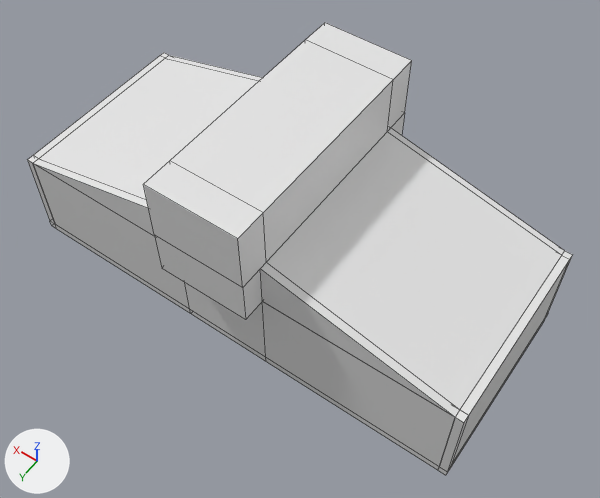
The Blender file Assets/Models/house.blend: old version first, new version second.
One viewpoint serves both versions: a camera (50 mm lens) standing at (-18.2, 32.6, 43.8) and looking at (-0.4, 7.6, 4.5). Every picture has the same lights, and +X, +Y and +Z are marked at lower left. Mesh edges are drawn as thin lines.
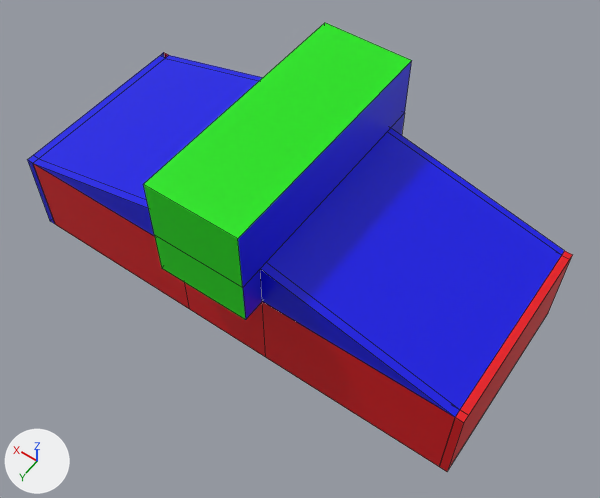
Boxes (x1, y1, x2, y2) around the edits, measured in the pictures (600 x 498 px):
'Cube.003', recoloured, reshaped: before (28, 23, 572, 475); after (28, 23, 572, 472)
part 1 of me_cube_003, cut back: before (50, 23, 572, 475); after (144, 23, 572, 470)

Diff of the bpy script that builds the scene:
```diff
--- a/Assets/Models/house.blend.py
+++ b/Assets/Models/house.blend.py
@@ mat_material_003 @@
 mat_material_003 = principled_material('Material.003')
-mat_material_003.base_color = (0.8, 0.8, 0.8)  # white #e7e7e7
+mat_material_003.base_color = (0.0, 0.000877, 0.8)  # blue #0003e7
 mat_material_003.roughness = 0.4
@@ mat_material_002 @@
 mat_material_002 = principled_material('Material.002')
-mat_material_002.base_color = (0.8, 0.8, 0.8)  # white #e7e7e7
+mat_material_002.base_color = (0.8, 0.0, 0.00523)  # red #e70010
 mat_material_002.roughness = 0.4
@@ mat_material_004 @@
 mat_material_004 = principled_material('Material.004')
-mat_material_004.base_color = (0.8, 0.8, 0.8)  # white #e7e7e7
+mat_material_004.base_color = (0.00789, 0.8, 0.0)  # green #16e700
 mat_material_004.roughness = 0.4
@@ me_cube_003 @@
 # used by ob_cube_003; location = (10.5, 0.0, 3.0); scale = (6.0, 0.2, 3.0)
-me_cube_003.from_pydata(...)  # 155 vertices, 151 faces, 5 loose edges; spans x -4.1..1.1, y -9.0..71.0, z -1.2..3.3
+me_cube_003.from_pydata(...)  # 133 vertices, 110 faces, 11 loose edges; spans x -4.1..1.1, y -9.0..71.0, z -1.0..3.3
+# me_cube_003 part 1
+# 22 vertices are removed from x -4.1..1.1, y -1.0..63.5, z -1.2..3.3
+# 49 faces are deleted
+# 1 loose edge is deleted
+# 7 loose edges are added
+# 4 new faces join them, mat_material_002 (red #e70010)
+# 3 new faces join them, mat_material_003 (its picture is missing)
+# 1 new face joins them, mat_material_004 (green #16e700)
 me_cube_003.materials.append(mat_material_003)
```
